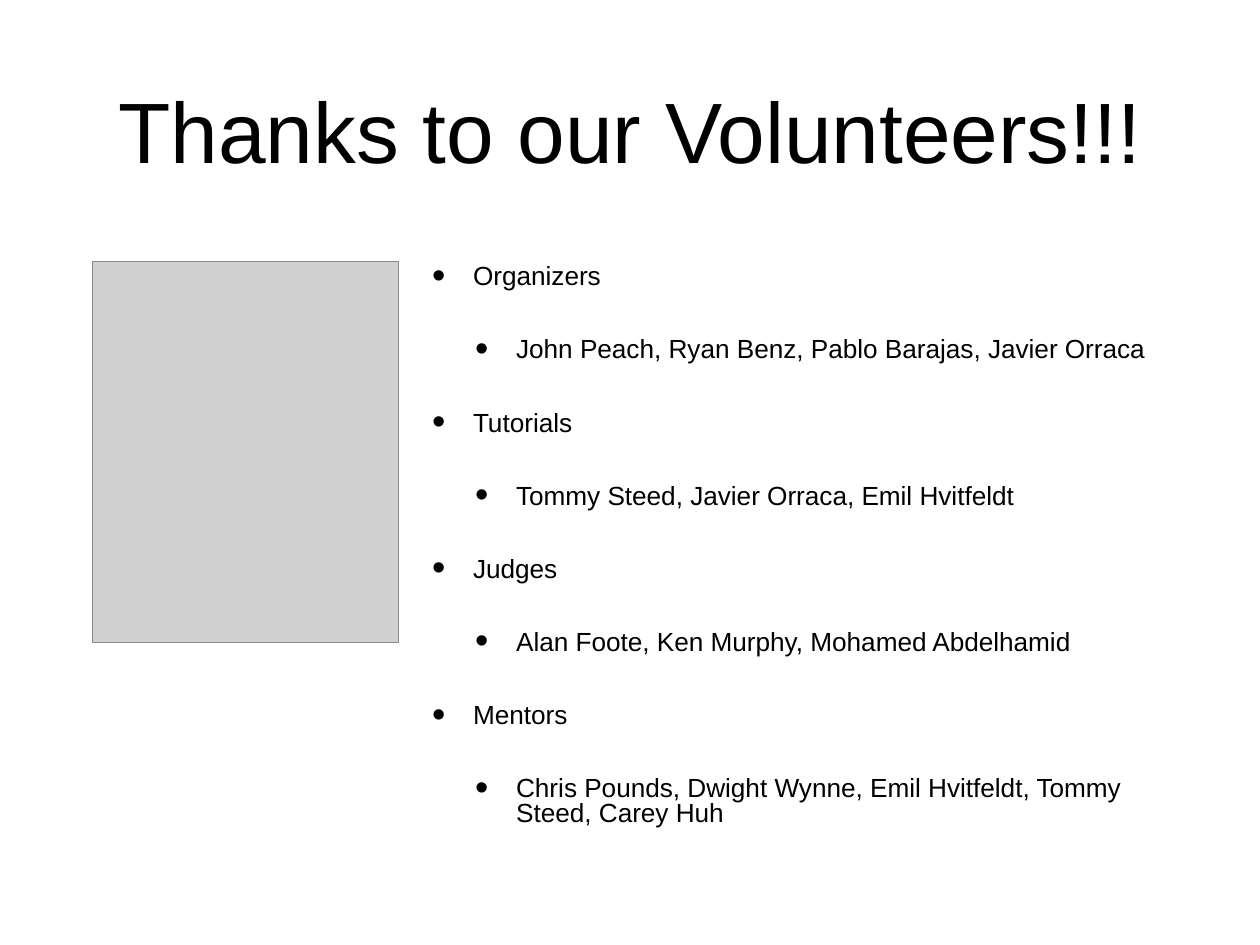
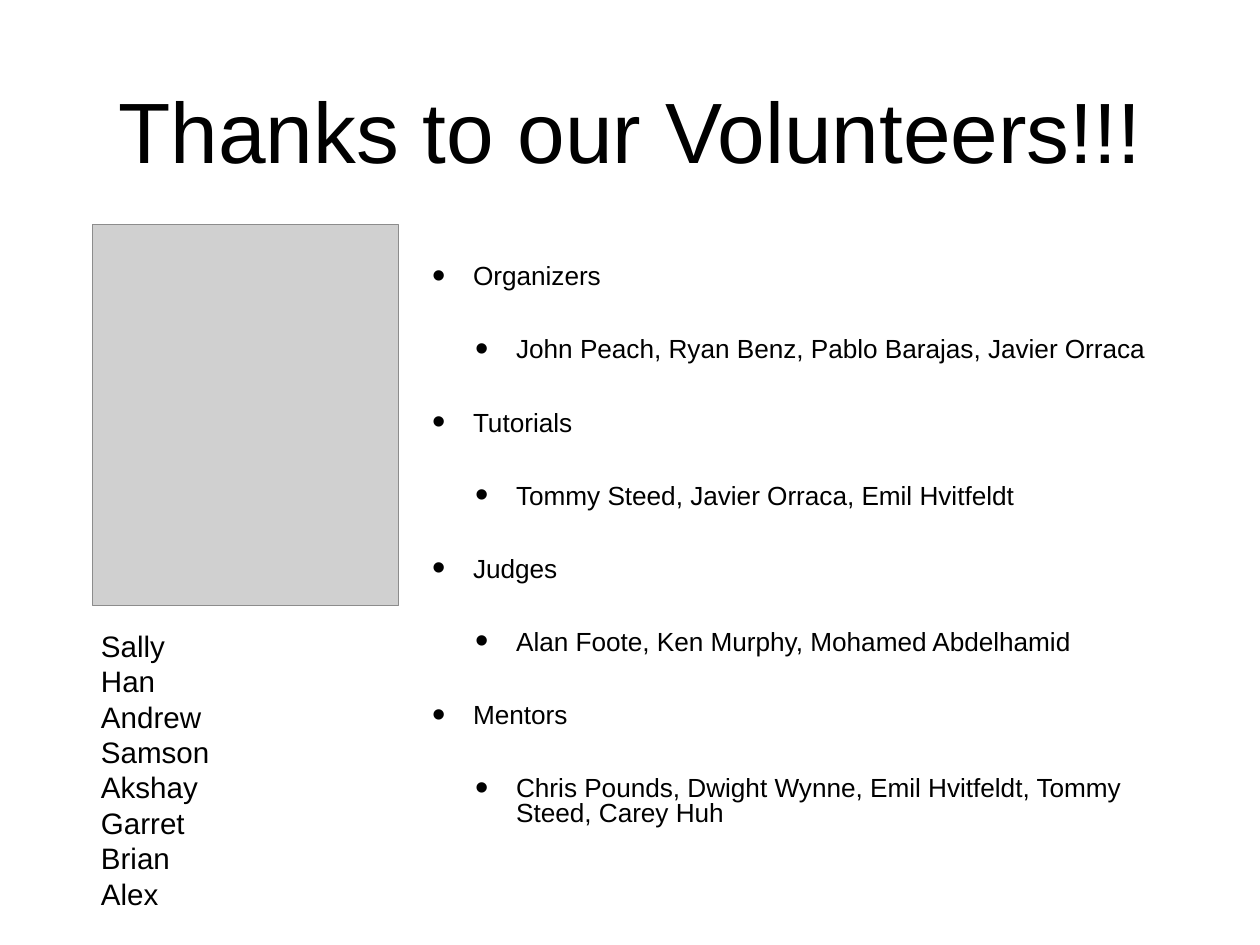
Before and after one commit to socalrug/hackathon-2022-04, a slide deck: slide 15 of admin/intro_slides/hackathon_intro_slides.pptx (slide 13 before the commit). Drawn at 1260x945 pixels with LibreOffice and Linux fonts; fonts in the diff are those of the drawing; grey boxes stand for pictures. Boxes give left, top, right and bottom in pixels: in the first picture for what was removed or moved away, otherwise in the second. Text is boxed around its words. In the diff, an @@ line names an element or a change of style, - is before the commit and + after.

```diff
--- a/admin/intro_slides/hackathon_intro_slides.pptx
+++ b/admin/intro_slides/hackathon_intro_slides.pptx
@@ picture moved from (x1=92, y1=261, x2=399, y2=642) to (x1=92, y1=225, x2=399, y2=606) @@
@@ text added at (x1=101, y1=635, x2=209, y2=906), 24 pt, text #000000 @@
+Sally
+Han
+Andrew
+Samson
+Akshay
+Garret
+Brian
+Alex
```
Also in this commit, not shown: 3 other slides changed, 2 slides added, 3 other files.
